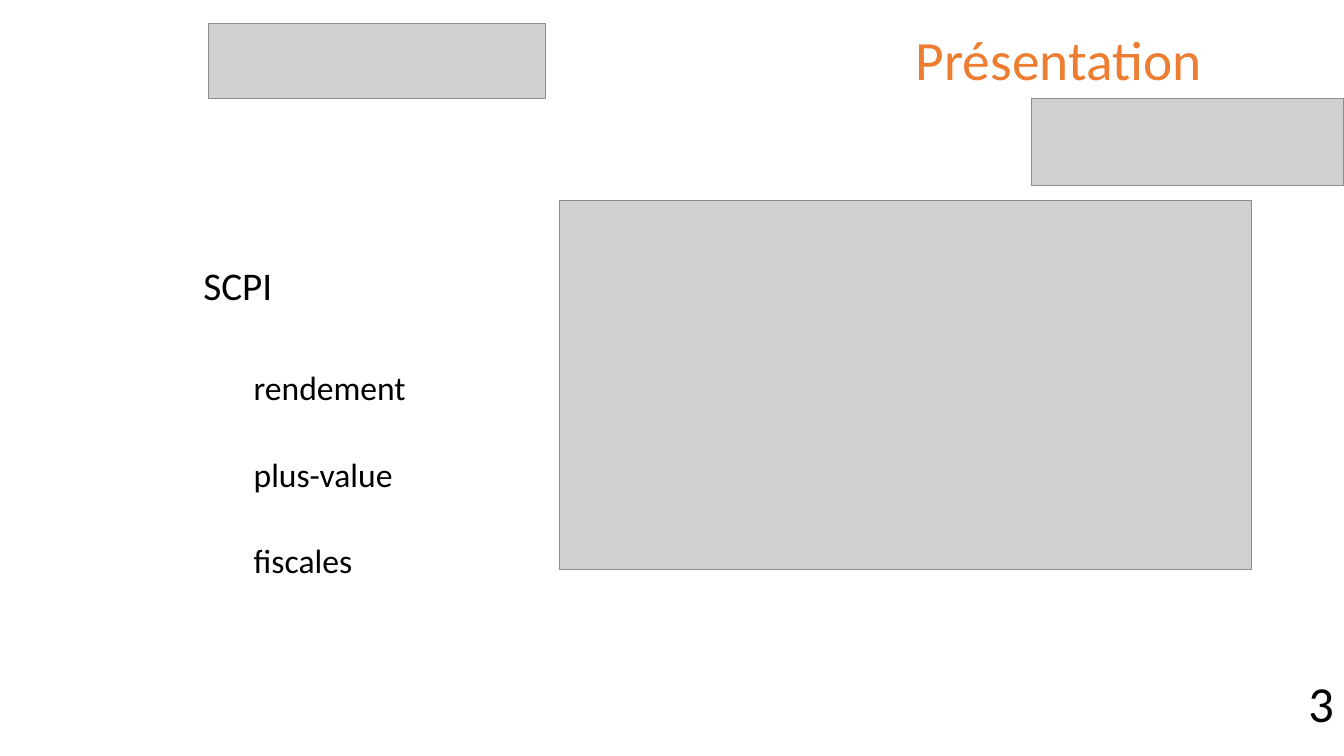
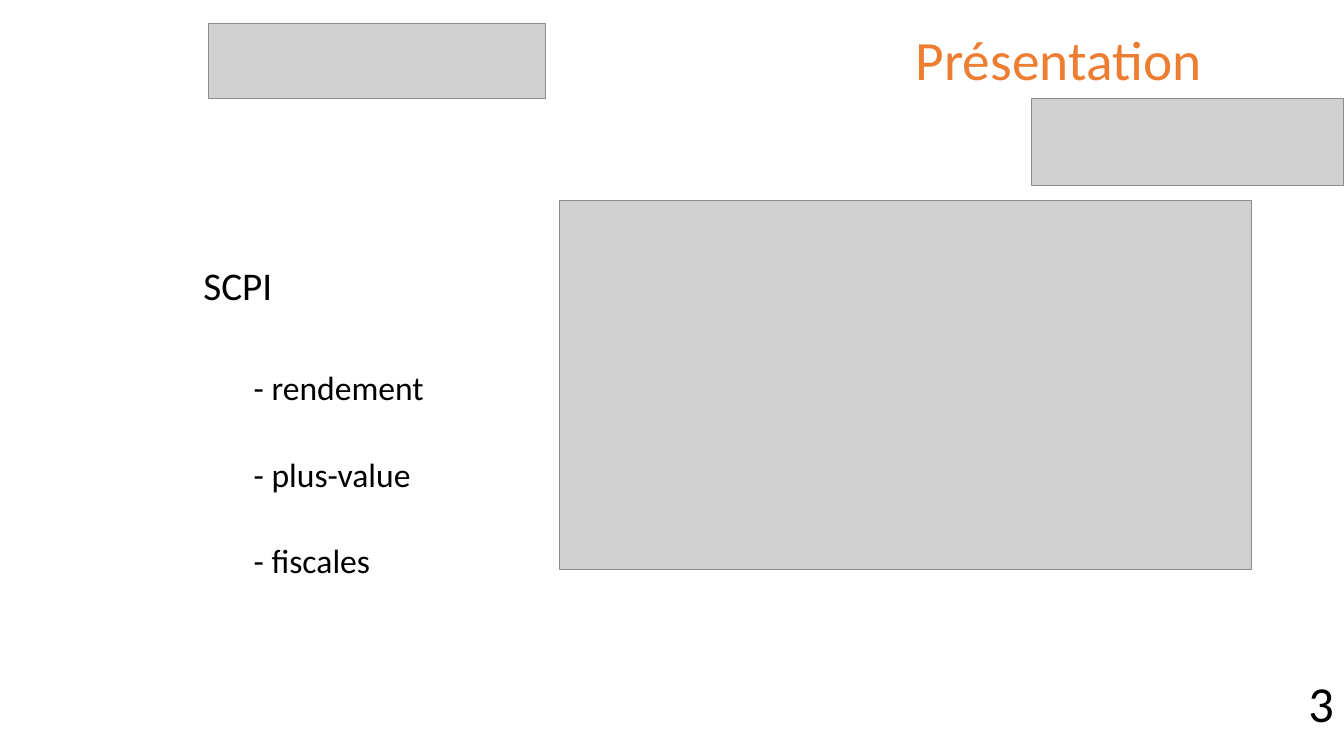
Before and after one commit to Thibaut-Comte/projetIT, a slide deck: slide 3 of PrésentationBourseEchangeSCPI.pptx. Drawn at 1344x756 pixels with LibreOffice and Linux fonts; fonts in the diff are those of the drawing; grey boxes stand for pictures. Boxes give left, top, right and bottom in pixels: in the first picture for what was removed or moved away, otherwise in the second. Text is boxed around its words. In the diff, an @@ line names an element or a change of style, - is before the commit and + after.

```diff
--- a/PrésentationBourseEchangeSCPI.pptx
+++ b/PrésentationBourseEchangeSCPI.pptx
@@ text at (272,376,424,574): text changed @@
-  rendement
-  plus-value
-  fiscales
+  - rendement
+  - plus-value
+  - fiscales
```
Also in this commit, not shown: 2 other slides changed, 2 slides added, 14 other files.
